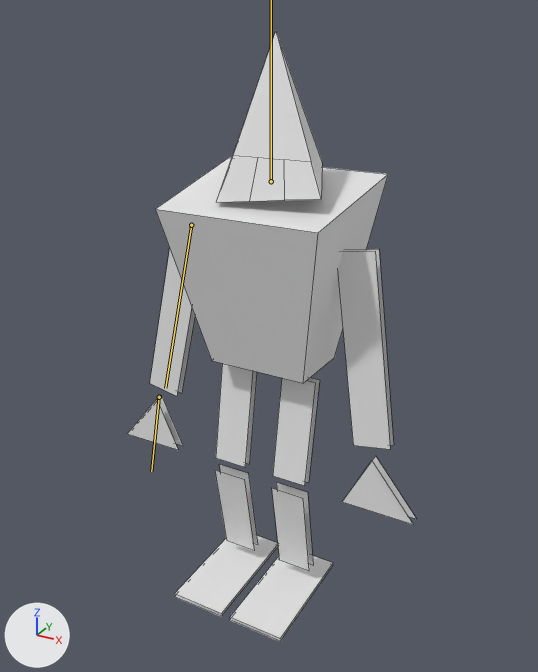
Two versions of the Blender file TacoSpikyLightbulb/Assets/VecMeshes/Hero/EDITOR/hero-actions.blend, one commit apart.
Before and after are seen from a 50 mm camera at (3.45, -6.31, 6.12) aimed at (0.04, -0.1, 3.01). Arrows for +X, +Y and +Z are at lower left; the lights stay in place. Both versions are drawn at frame 0 of the action 'stand'; the numbers are the values there. The bones that change are drawn over the model as lines. Mesh edges are drawn as thin lines.

Objects in the first picture: 'Cube.004', 'Cube.006', 'Cube.007', 'Cube.008', 'Cube.009', 'Cube.010', 'arm', 'body', 'foot', 'hand', 'head', 'leg'.
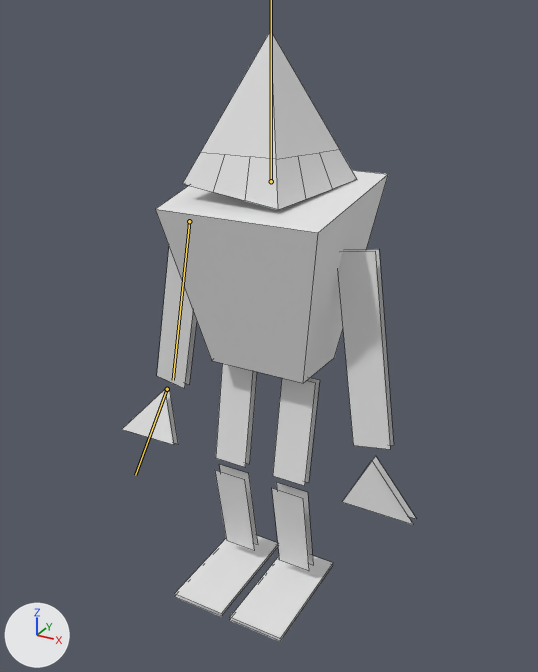
Pixel boxes [x1, y1, x2, y2] of what changed, in the pictures (538 x 672 px):
'head', posed (65% wider): before [217, 32, 322, 202]; after [183, 31, 357, 210]
'Cube.007', posed (11% narrower): before [150, 250, 195, 396]; after [157, 247, 197, 388]
'Cube.004', posed: before [127, 396, 183, 450]; after [122, 390, 178, 445]
bone 'arm_r', root to tip: before (191, 225) to (165, 388); after (189, 221) to (173, 380)
bone 'hand_r', root to tip: before (159, 397) to (151, 471); after (167, 389) to (135, 475)

What the commit changed:
Bone 'arm_r' (bone_arm_r) moves from (0.0, 0.0, 0.0) to (-0.03, 0.0, 0.04).
Bone 'arm_r' (bone_arm_r) turns from (-80, 5, 0) to (-80, 0, 0) degrees about its own x, y and z.
Bone 'hand_r' (bone_hand_r) turns from (0, -1, -5) to (1, 4, 25) degrees about its own x, y and z.
Bone 'head' (bone_head) turns from (0, -30, 0) to (0, 35, 0) degrees about its own x, y and z.
